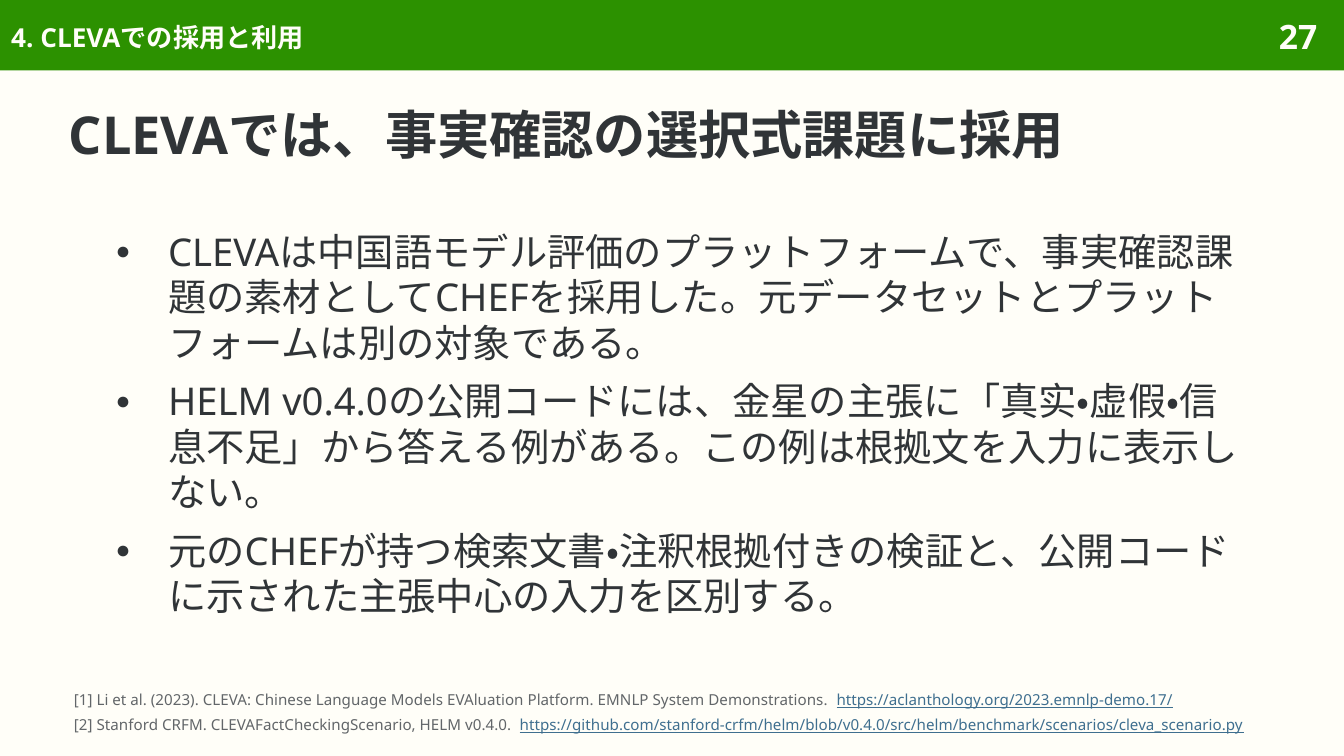
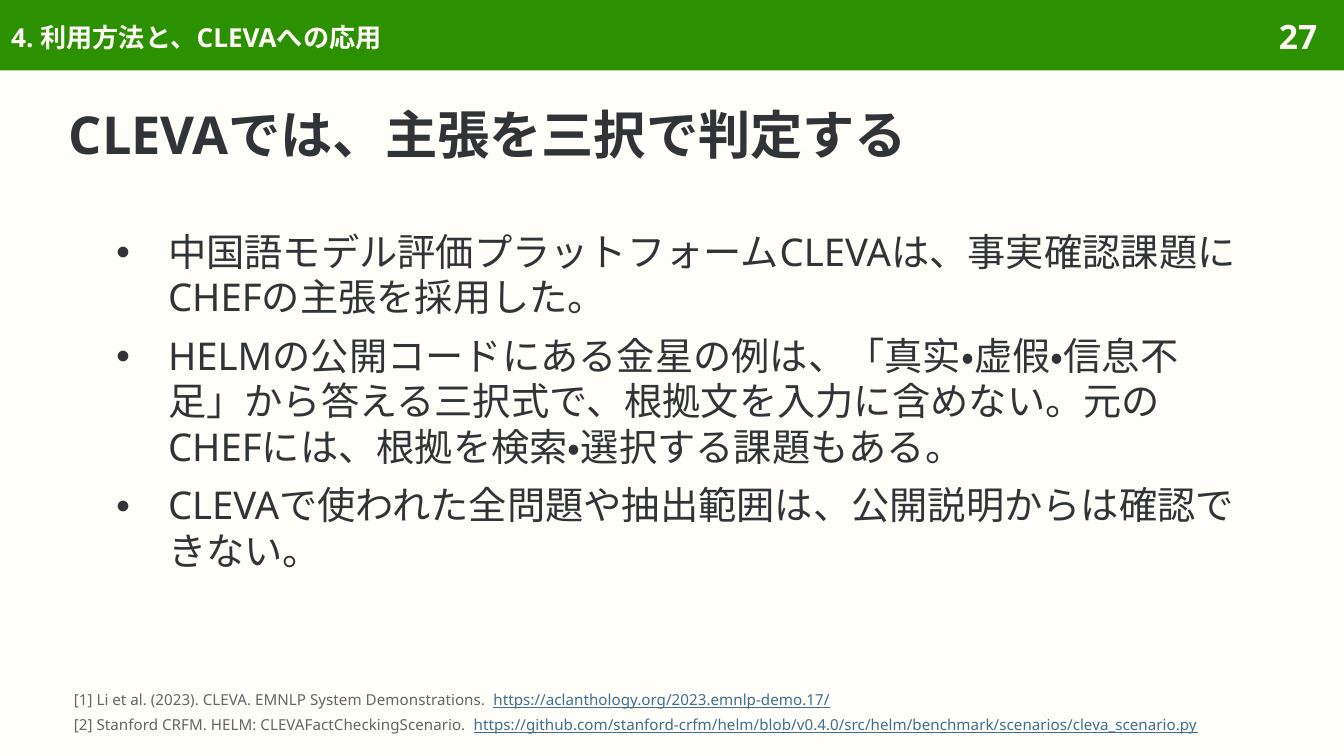
Before and after one commit to sasakiy84/datasets-in-10-minutes, a slide deck: slide 27 of slides/datasets-in-10-minutes-chef.pptx. Drawn at 1344x756 pixels with LibreOffice and Linux fonts; fonts in the diff are those of the drawing. Boxes give left, top, right and bottom in pixels: in the first picture for what was removed or moved away, otherwise in the second. Text is boxed around its words. In the diff, an @@ line names an element or a change of style, - is before the commit and + after.

```diff
--- a/slides/datasets-in-10-minutes-chef.pptx
+++ b/slides/datasets-in-10-minutes-chef.pptx
@@ title at [11, 24, 381, 50]: text changed @@
-4. CLEVAでの採用と利用
+4. 利用方法と、CLEVAへの応用
@@ title at [69, 109, 907, 159]: text changed @@
-CLEVAでは、事実確認の選択式課題に採用
+CLEVAでは、主張を三択で判定する
@@ text at [168, 233, 1236, 568]: text changed @@
-● CLEVAは中国語モデル評価のプラットフォームで、事実確認課題の素材としてCHEFを採用した。元データセットとプラットフォームは別の対象である。
-● HELM v0.4.0の公開コードには、金星の主張に「真实・虚假・信息不足」から答える例がある。この例は根拠文を入力に表示しない。
-● 元のCHEFが持つ検索文書・注釈根拠付きの検証と、公開コードに示された主張中心の入力を区別する。
+● 中国語モデル評価プラットフォームCLEVAは、事実確認課題にCHEFの主張を採用した。
+● HELMの公開コードにある金星の例は、「真实・虚假・信息不足」から答える三択式で、根拠文を入力に含めない。元のCHEFには、根拠を検索・選択する課題もある。
+● CLEVAで使われた全問題や抽出範囲は、公開説明からは確認できない。
@@ text at [74, 693, 1197, 734]: text changed; text colour #626669 to #3F6F8F @@
-[1] Li et al. (2023). CLEVA: Chinese Language Models EVAluation Platform. EMNLP System Demonstrations. https://aclanthology.org/2023.emnlp-demo.17/
-[2] Stanford CRFM. CLEVAFactCheckingScenario, HELM v0.4.0. https://github.com/stanford-crfm/helm/blob/v0.4.0/src/helm/benchmark/scenarios/cleva_scenario.py
+[1] Li et al. (2023). CLEVA. EMNLP System Demonstrations. https://aclanthology.org/2023.emnlp-demo.17/
+[2] Stanford CRFM. HELM: CLEVAFactCheckingScenario. https://github.com/stanford-crfm/helm/blob/v0.4.0/src/helm/benchmark/scenarios/cleva_scenario.py
```
Also in this commit, not shown: 52 other slides changed, 4 slides removed, 36 other files.
